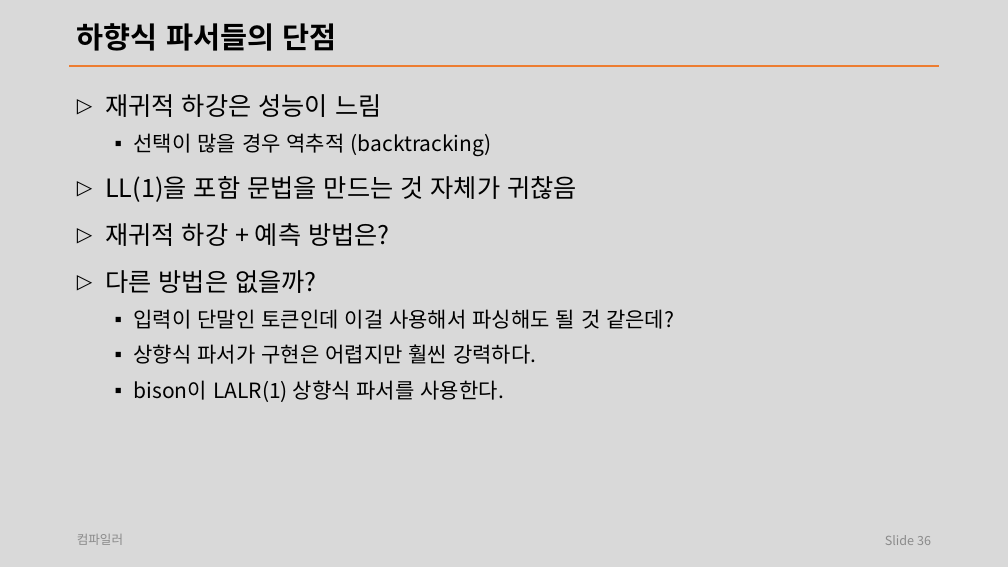
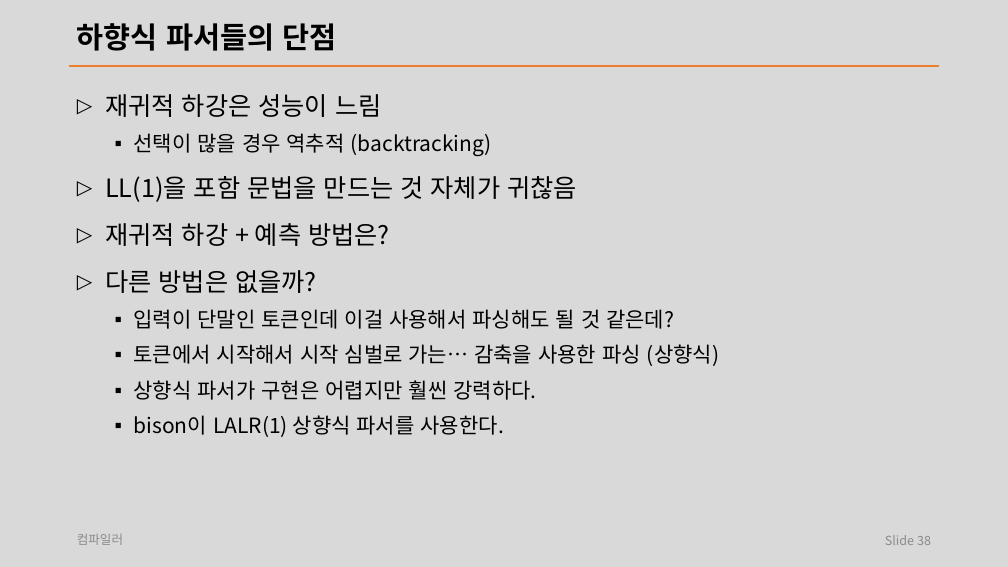
Before and after one commit to laxtools/article, a slide deck: slide 38 of programming/compiler/lecture/note.pptx (slide 36 before the commit). Drawn at 1008x567 pixels with LibreOffice and Linux fonts; fonts in the diff are those of the drawing. Boxes give left, top, right and bottom in pixels: in the first picture for what was removed or moved away, otherwise in the second. Text is boxed around its words. In the diff, an @@ line names an element or a change of style, - is before the commit and + after.

```diff
--- a/programming/compiler/lecture/note.pptx
+++ b/programming/compiler/lecture/note.pptx
@@ text at [134,344,719,366]: paragraph added @@
+  ▪ 토큰에서 시작해서 시작 심벌로 가는… 감축을 사용한 파싱 (상향식)
```
Also in this commit, not shown: 4 other slides changed, 3 slides added, 8 other files.
